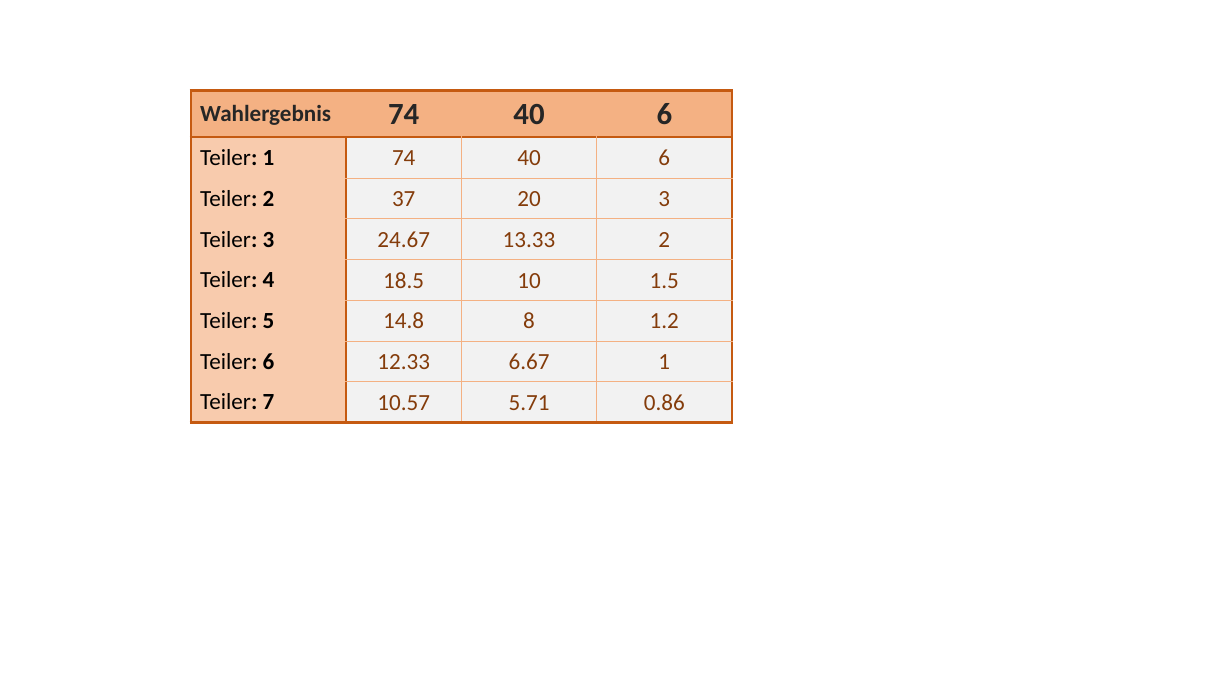
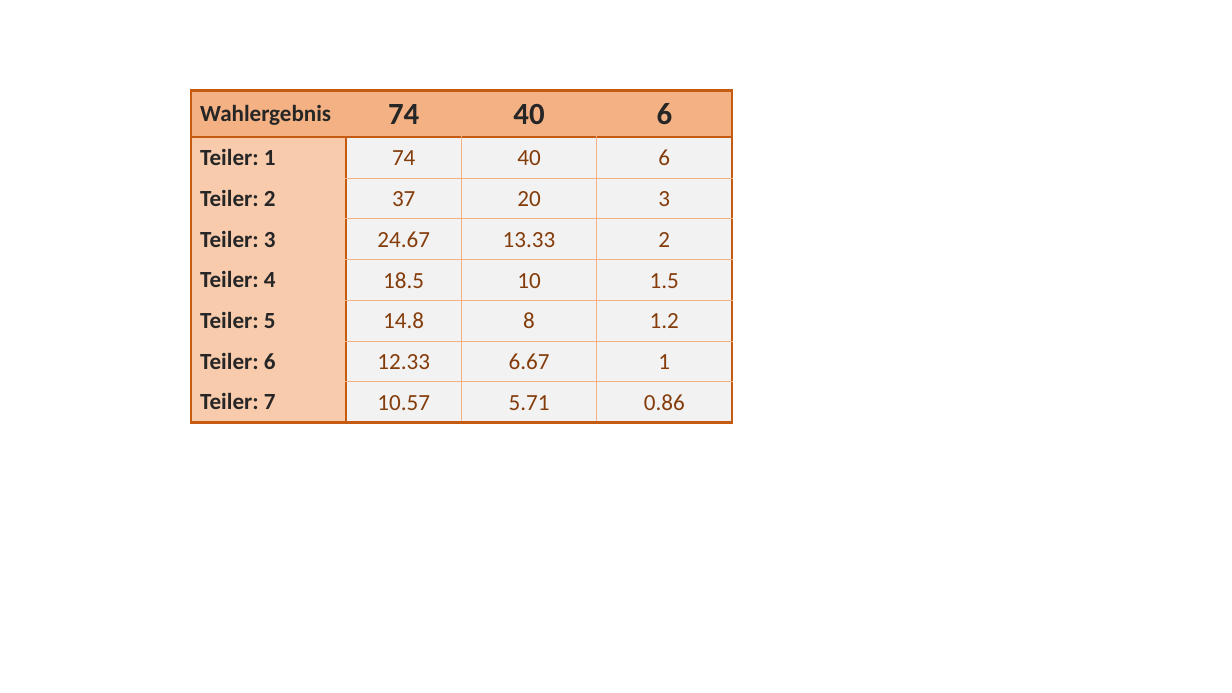
Before and after one commit to MI-Didaktik/Wahlsysteme, a slide deck: slide 20 of Bilder/Bilder.pptx (slide 19 before the commit). Drawn at 1232x693 pixels with LibreOffice and Linux fonts; fonts in the diff are those of the drawing. Boxes give left, top, right and bottom in pixels: in the first picture for what was removed or moved away, otherwise in the second. Text is boxed around its words. In the diff, an @@ line names an element or a change of style, - is before the commit and + after.

```diff
--- a/Bilder/Bilder.pptx
+++ b/Bilder/Bilder.pptx
@@ table at [191,91,732,422] @@
@@ text colour #000000 to #262626 in "Teiler: 1", "Teiler: 2", "Teiler: 3", "Teiler: 4" and 3 more places @@
@@ bold on in "Teiler:", "Teiler:", "Teiler:", "Teiler:" and 3 more places @@
```
Also in this commit, not shown: 1 other slide changed, 1 slide added, 6 other files.
